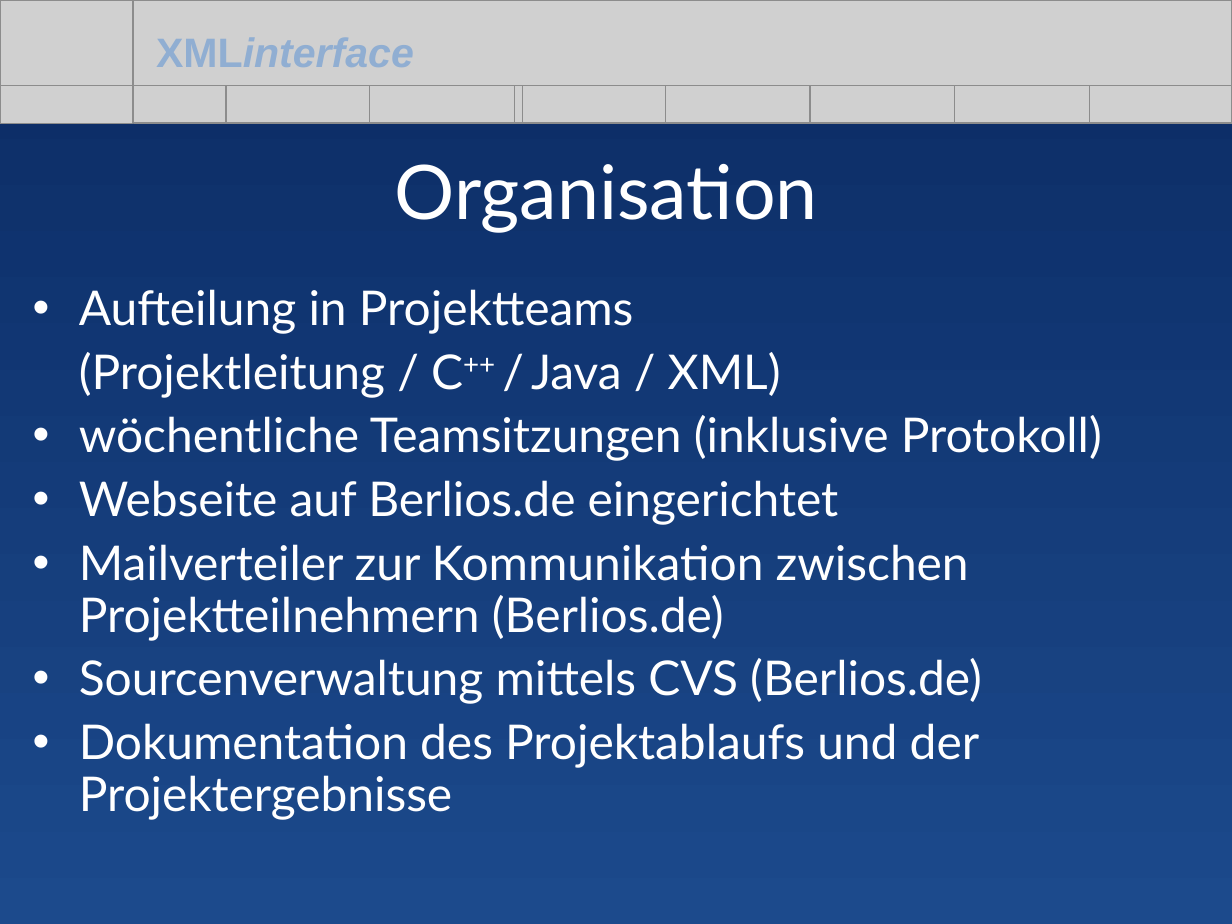
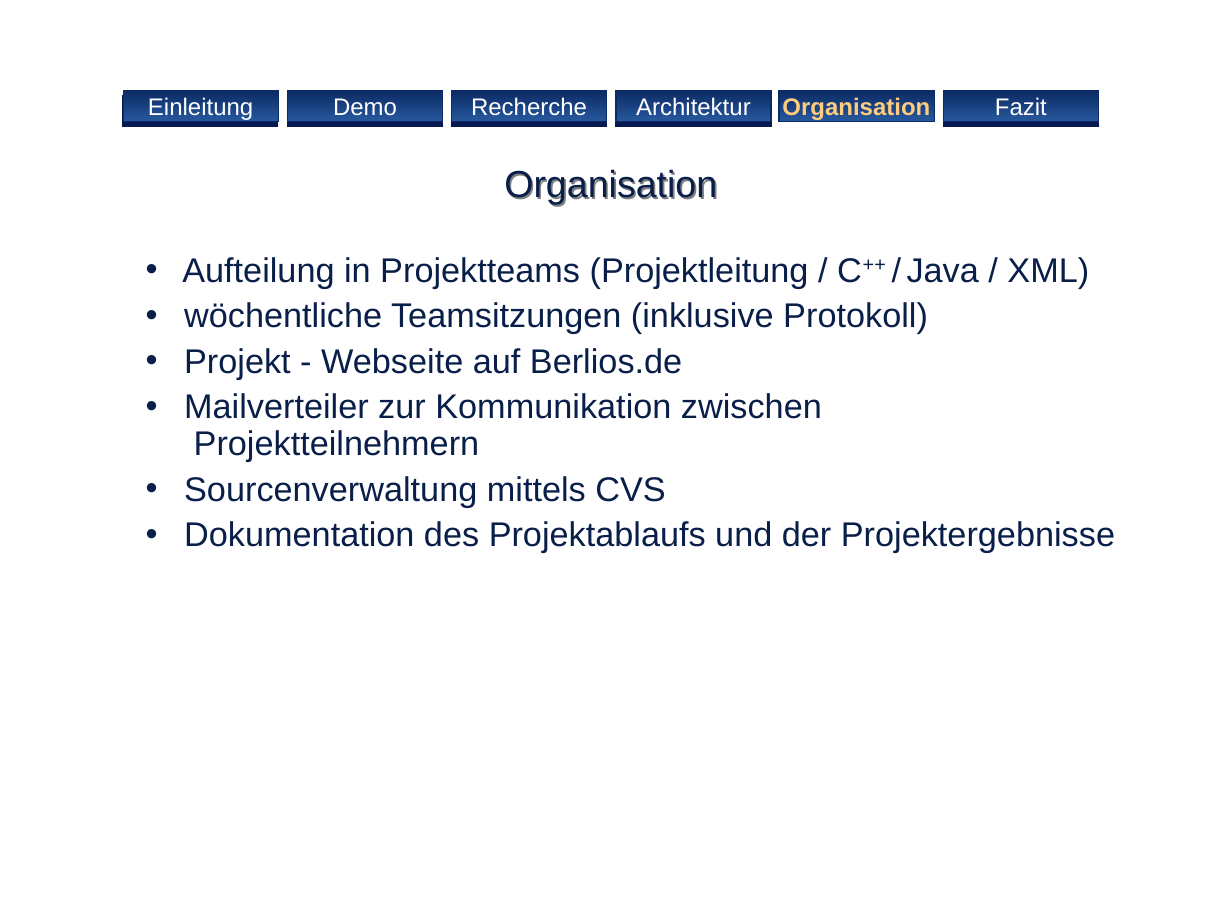
Before and after one commit to BackupTheBerlios/xmlinterface, a slide deck: slide 15 of xmlinterface/project/Praesentation/xmlinterface.ppt (slide 19 before the commit). Drawn at 1232x924 pixels with LibreOffice and Linux fonts; fonts in the diff are those of the drawing; grey boxes stand for pictures; background and template pictures are left out. Boxes give left, top, right and bottom in pixels: in the first picture for what was removed or moved away, otherwise in the second. Text is boxed around its words. In the diff, an @@ line names an element or a change of style, - is before the commit and + after.

```diff
--- a/xmlinterface/project/Praesentation/xmlinterface.ppt
+++ b/xmlinterface/project/Praesentation/xmlinterface.ppt
@@ background gradient #0B2B64 to #1C4A8C to #FFFFFF @@
@@ group removed at [0,0,1232,123]: 4 pictures @@
@@ text removed at [156,37,414,67] @@
-XMLinterface
@@ picture removed at [225,86,371,123] @@
@@ picture removed at [370,86,515,123] @@
@@ picture removed at [522,86,668,123] @@
@@ picture removed at [665,86,811,123] @@
@@ picture removed at [809,86,955,123] @@
@@ picture removed at [945,86,1090,123] @@
@@ group added at [123,91,1099,122]: 6 rectangles @@
+Fazit
+Demo
+Einleitung
+Organisation
+Architektur
+Recherche
@@ title "Organisation": place and size @@
-title "Organisation" at [395,164,818,232]
+title "Organisation" at [504,169,717,205]
@@ title "Organisation" at [504,169,717,205]: size 44 to 22 pt, font Lato to Arial, text colour #FFFFFF to #091F4A; vertical alignment middle to top @@
@@ subtitle "Aufteilung in Projektteams (Projektleitung / ...": place and size @@
-subtitle "Aufteilung in Projektteams (Projektleitung / ..." at [79,289,1102,820]
+subtitle "Aufteilung in Projektteams (Projektleitung / ..." at [182,257,1115,553]
@@ subtitle at [182,257,1089,288]: text changed; size 28 to 20 pt; font Lato to Arial; text colour #FFFFFF to #091F4A @@
-• Aufteilung in Projektteams
-(Projektleitung / C++ / Java / XML)
+• Aufteilung in Projektteams (Projektleitung / C++ / Java / XML)
@@ subtitle at [184,302,1115,553]: size 28 to 20 pt, font Lato to Arial, text colour #FFFFFF to #091F4A in "wöchentliche Teamsitzungen (inklusive Protokoll)", "Dokumentation des Projektablaufs und der Projektergebnisse"; indent changed; less space between paragraphs; bullet colour #FFFFFF to #091F4A @@
@@ subtitle at [184,348,822,507]: text changed; size 28 to 20 pt; font Lato to Arial; text colour #FFFFFF to #091F4A @@
-• Webseite auf Berlios.de eingerichtet
-• Mailverteiler zur Kommunikation zwischen Projektteilnehmern (Berlios.de)
-• Sourcenverwaltung mittels CVS (Berlios.de)
+• Projekt - Webseite auf Berlios.de
+• Mailverteiler zur Kommunikation zwischen
+  Projektteilnehmern
+• Sourcenverwaltung mittels CVS
```
Also in this commit, not shown: 8 other slides changed, 8 slides added, 12 slides removed.
